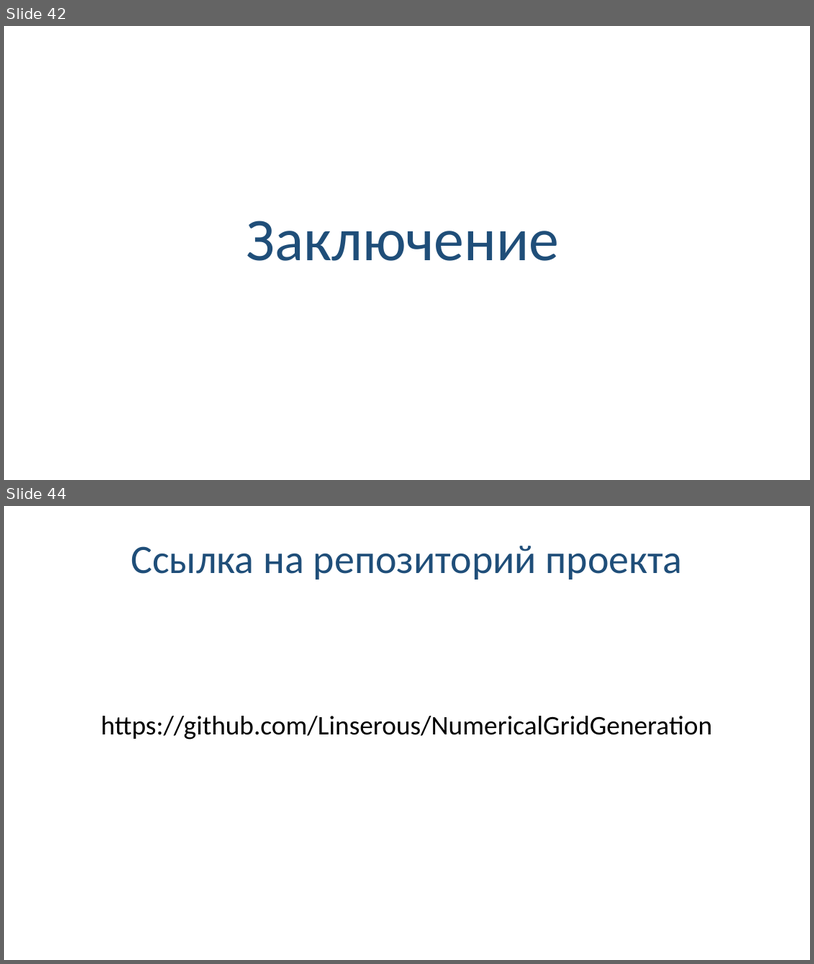
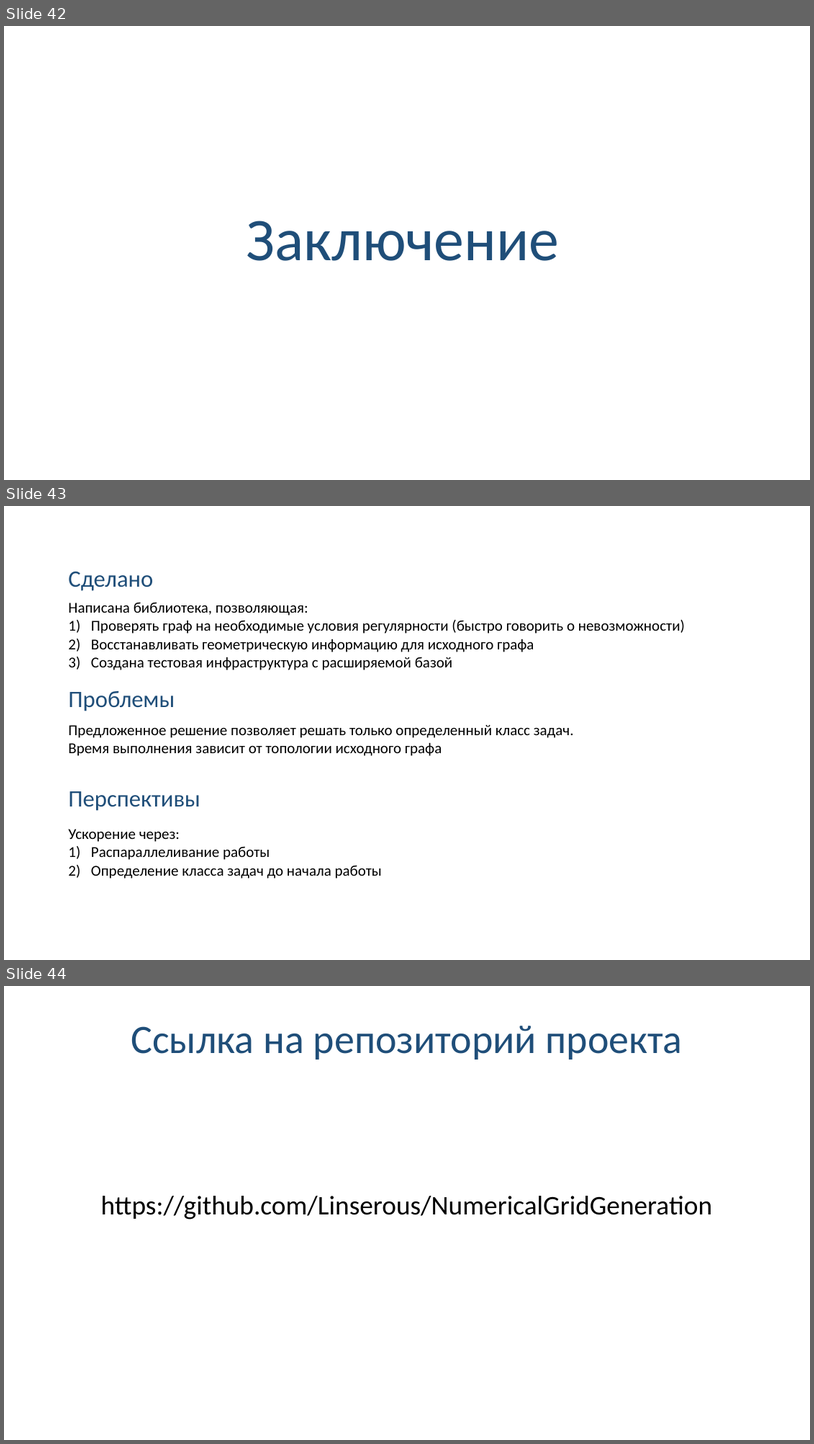
Before and after one commit to Linserous/NumericalGridGeneration, a slide deck: docs/Презентация v0.8.1.pptx. Shown one above the other, each under a label of ours: slides 42 and 44 before the commit, slides 42, 43 and 44 after it; the slides between them are not shown. The pictures are 814x964 and 814x1444 pixels, drawn with LibreOffice and Linux fonts; fonts in the diff are those of the drawing. Boxes give left, top, right and bottom in pixels: in the first picture for what was removed or moved away, otherwise in the second. Text is boxed around its words. In the diff, an @@ line names an element or a change of style, - is before the commit and + after.

```diff
--- a/docs/Презентация v0.8.1.pptx
+++ b/docs/Презентация v0.8.1.pptx
@@ slide 43 added at <box>4,506,810,960</box>, background #FFFFFF @@
@@ text added at <box>68,572,153,591</box>, 28 pt, text #1F4E79 @@
+Сделано
@@ text added at <box>68,602,685,670</box>, 18 pt, text #000000 @@
+Написана библиотека, позволяющая:
+1) Проверять граф на необходимые условия регулярности (быстро говорить о невозможности)
+2) Восстанавливать геометрическую информацию для исходного графа
+3) Создана тестовая инфраструктура с расширяемой базой
@@ text added at <box>68,690,175,711</box>, 28 pt, text #1F4E79 @@
+Проблемы
@@ text added at <box>68,724,574,756</box>, 18 pt, text #000000 @@
+Предложенное решение позволяет решать только определенный класс задач.
+Время выполнения зависит от топологии исходного графа
@@ text added at <box>68,791,200,811</box>, 28 pt, text #1F4E79 @@
+Перспективы
@@ text added at <box>68,829,382,878</box>, 18 pt, text #000000 @@
+Ускорение через:
+1) Распараллеливание работы
+2) Определение класса задач до начала работы
```
Also in this commit, not shown: 3 slides changed, 1 slide removed.
